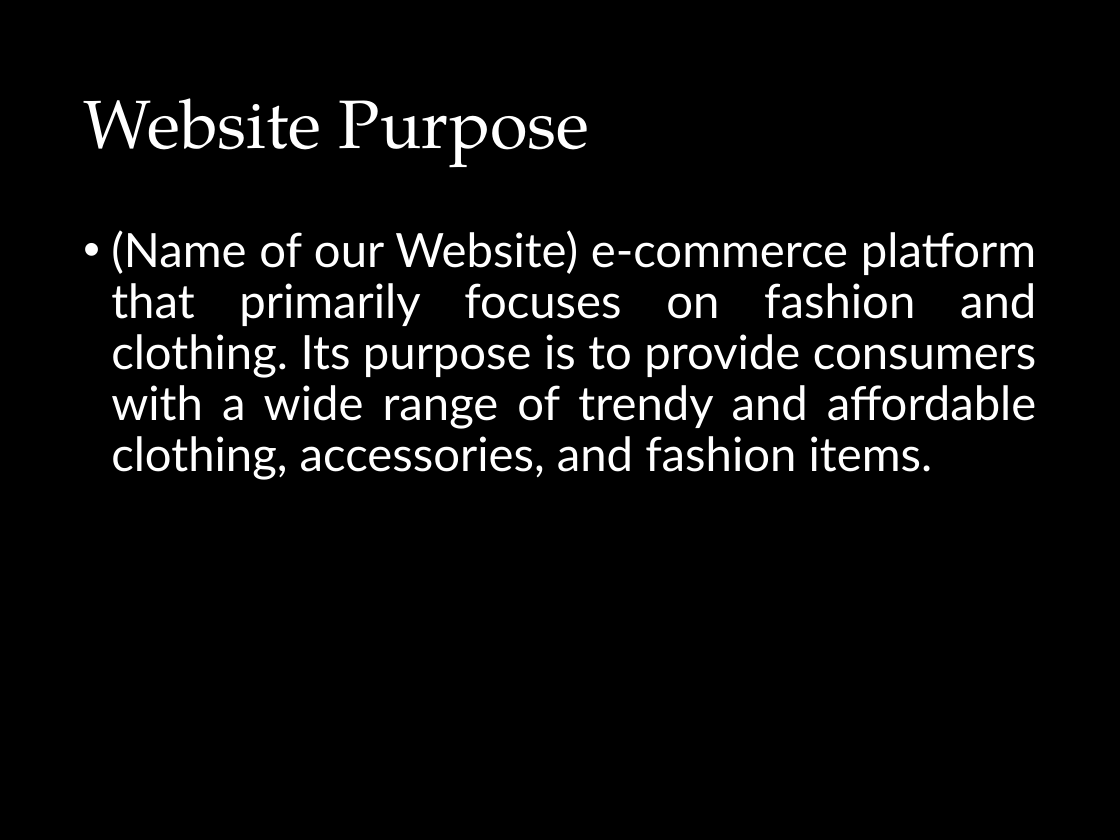
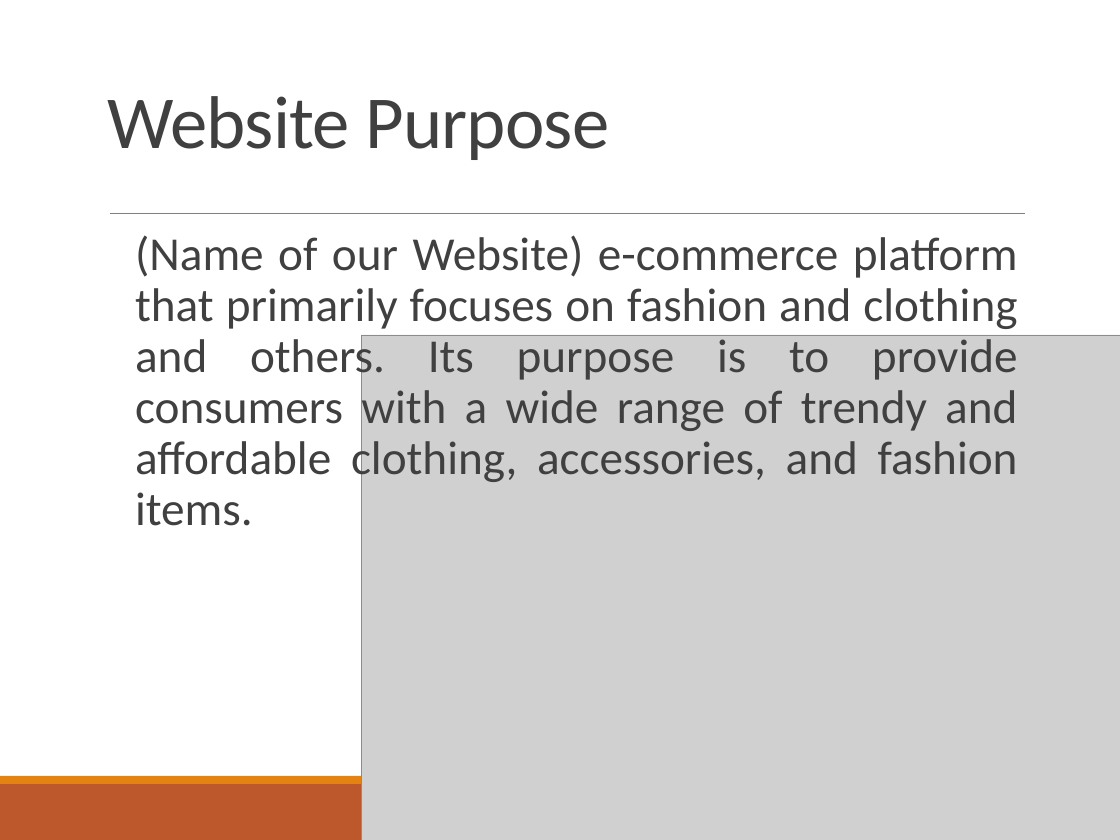
Before and after one commit to JpdeClaro/n-Fhab-MiniProject2, a slide deck: slide 2 of MP2-Ppt/MP2 Presentation.pptx. Drawn at 1120x840 pixels with LibreOffice and Linux fonts; fonts in the diff are those of the drawing; grey boxes stand for pictures; background and template pictures are left out. Boxes give left, top, right and bottom in pixels: in the first picture for what was removed or moved away, otherwise in the second. Text is boxed around its words. In the diff, an @@ line names an element or a change of style, - is before the commit and + after.

```diff
--- a/MP2-Ppt/MP2 Presentation.pptx
+++ b/MP2-Ppt/MP2 Presentation.pptx
@@ background picture (left out) to #FFFFFF @@
@@ title "Website Purpose" moved from (x1=83, y1=98, x2=590, y2=168) to (x1=107, y1=96, x2=609, y2=160) @@
@@ title "Website Purpose" at (x1=107, y1=96, x2=609, y2=160): size 78.2 to 85.3 pt, font TeX Gyre Pagella to Calibri, text colour #FFFFFF to #404040, letter spacing 0 to -0.9 pt @@
@@ line added from (110, 213) to (1025, 213), #808080 0.5 pt @@
@@ text at (x1=135, y1=235, x2=1018, y2=526): text changed; font Lato to Calibri; text colour #FFFFFF to #404040 @@
-• (Name of our Website) e-commerce platform that primarily focuses on fashion and clothing. Its purpose is to provide consumers with a wide range of trendy and affordable clothing, accessories, and fashion items.
+• (Name of our Website) e-commerce platform that primarily focuses on fashion and clothing and others. Its purpose is to provide consumers with a wide range of trendy and affordable clothing, accessories, and fashion items.
@@ picture added at (x1=361, y1=335, x2=1120, y2=840) @@
@@ rectangle added at (x1=0, y1=776, x2=1120, y2=784), fill #E48312 @@
@@ rectangle added at (x1=0, y1=784, x2=1120, y2=840), fill #BD582C @@
```
Also in this commit, not shown: 7 other slides changed, 1 slide added, 3 other files.
